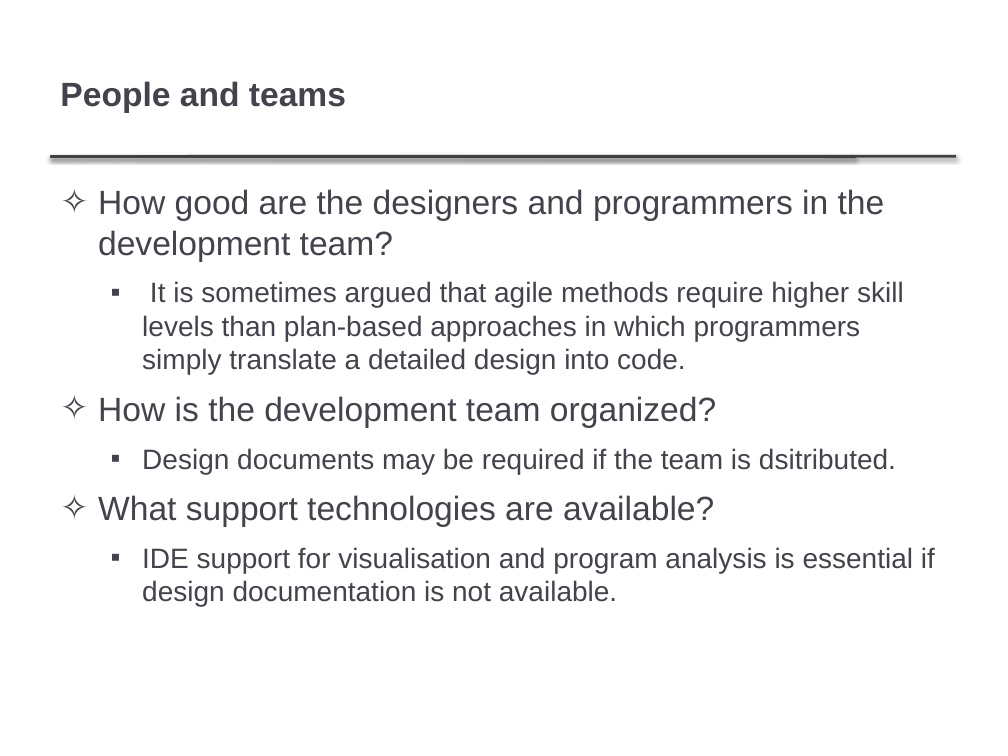
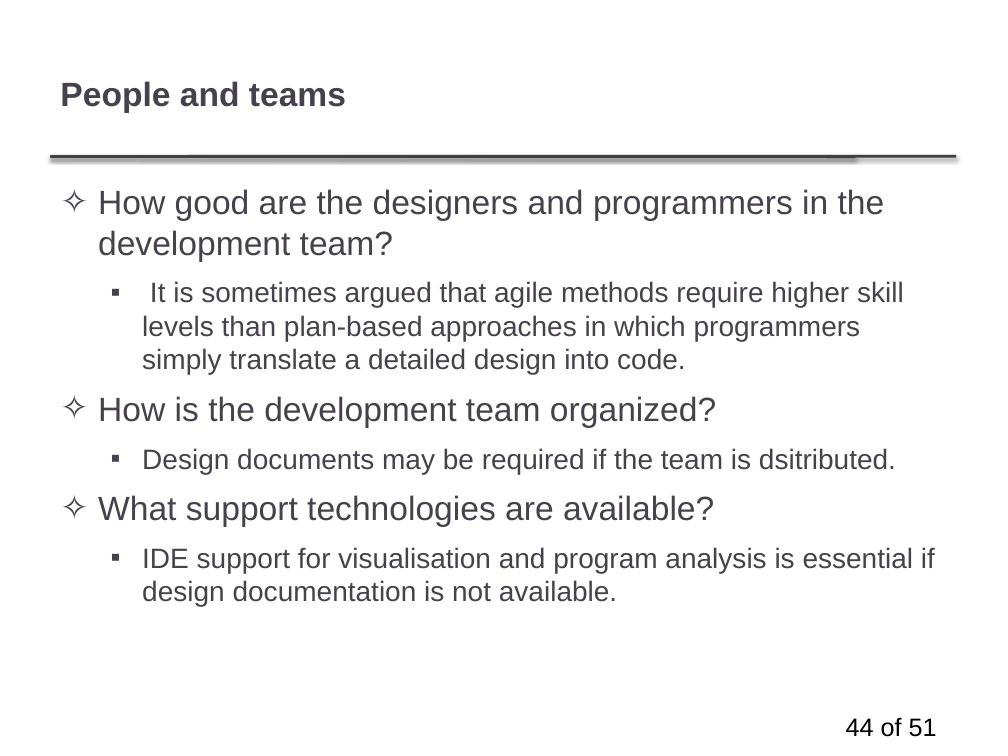
Before and after one commit to williamgregoryjohnson/williamgregoryjohnson.github.io, a slide deck: slide 44 of TEACHINGS/FALL2019_FILES/Ch3_AgileDev.pptx. Drawn at 1008x756 pixels with LibreOffice and Linux fonts; fonts in the diff are those of the drawing; background and template pictures are left out. Boxes give left, top, right and bottom in pixels: in the first picture for what was removed or moved away, otherwise in the second. Text is boxed around its words. In the diff, an @@ line names an element or a change of style, - is before the commit and + after.

```diff
--- a/TEACHINGS/FALL2019_FILES/Ch3_AgileDev.pptx
+++ b/TEACHINGS/FALL2019_FILES/Ch3_AgileDev.pptx
@@ page number added at <box>846,717,937,737</box>, 18 pt, text #000000 @@
+44 of 51
```
Also in this commit, not shown: 49 other slides changed, 1 slide added, 1 other file.
